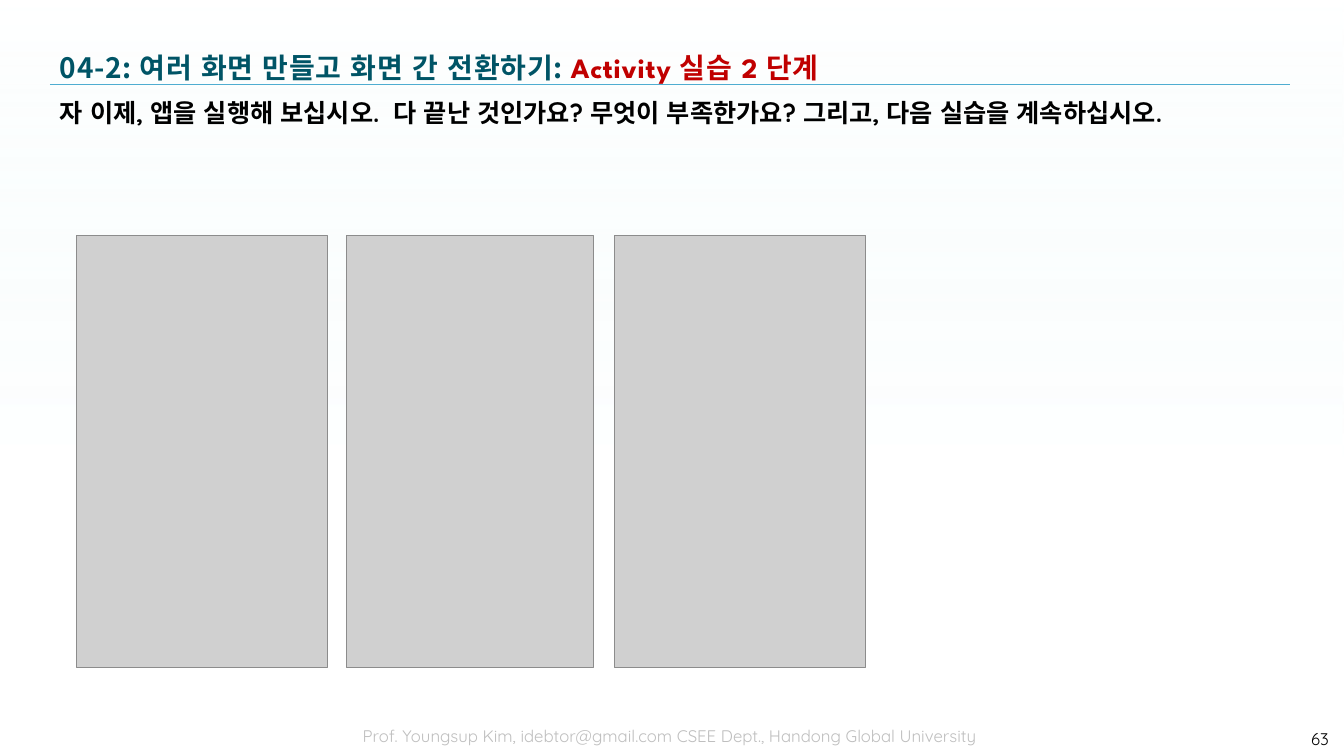
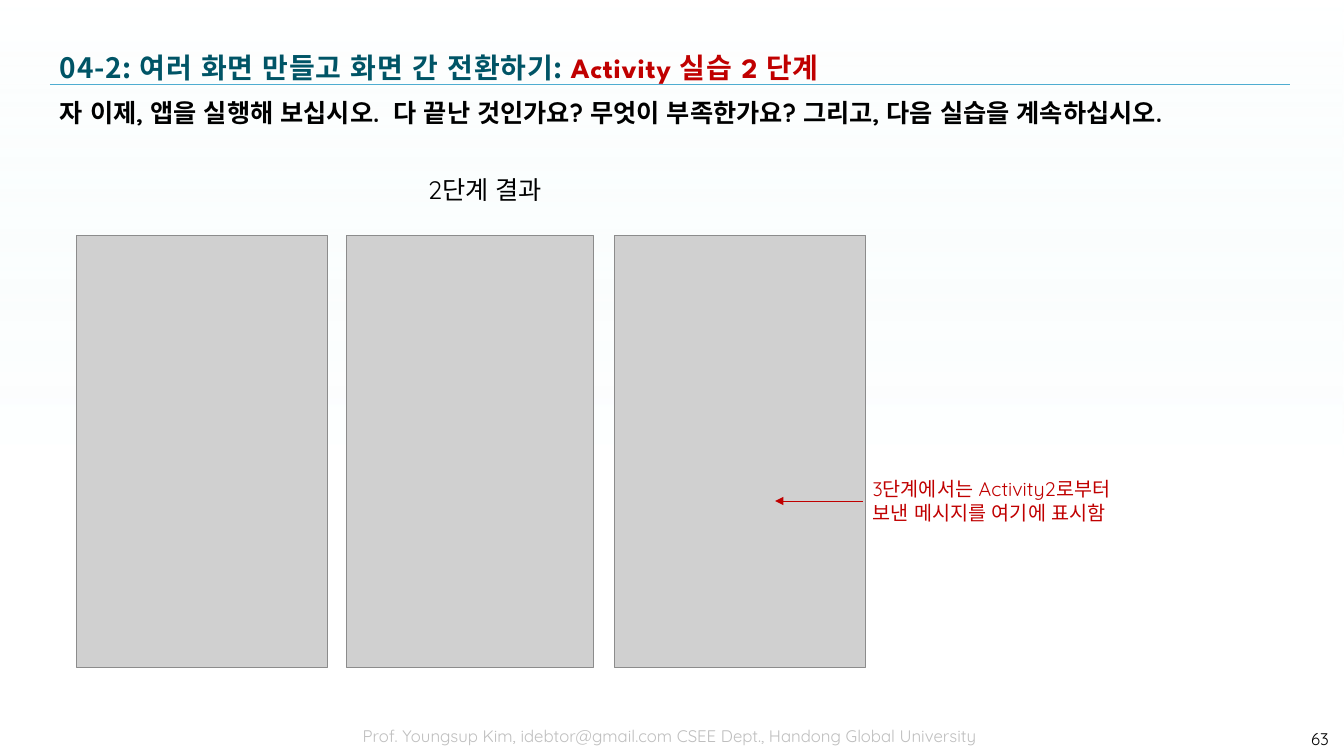
Before and after one commit to tae7841/HuStarAS, a slide deck: slide 63 of ppts/04Activity.pptx. Drawn at 1344x756 pixels with LibreOffice and Linux fonts; fonts in the diff are those of the drawing; grey boxes stand for pictures; background and template pictures are left out. Boxes give left, top, right and bottom in pixels: in the first picture for what was removed or moved away, otherwise in the second. Text is boxed around its words. In the diff, an @@ line names an element or a change of style, - is before the commit and + after.

```diff
--- a/ppts/04Activity.pptx
+++ b/ppts/04Activity.pptx
@@ text added at box(428, 178, 542, 201), 18 pt, text #000000 @@
+2단계 결과
@@ text added at box(873, 479, 1110, 522), 14 pt, text #C00000 @@
+3단계에서는 Activity2로부터
+보낸 메시지를 여기에 표시함
@@ arrow added from (863, 501) to (775, 501), #C00000 0.25 pt @@
```
Also in this commit, not shown: 5 other slides changed.
